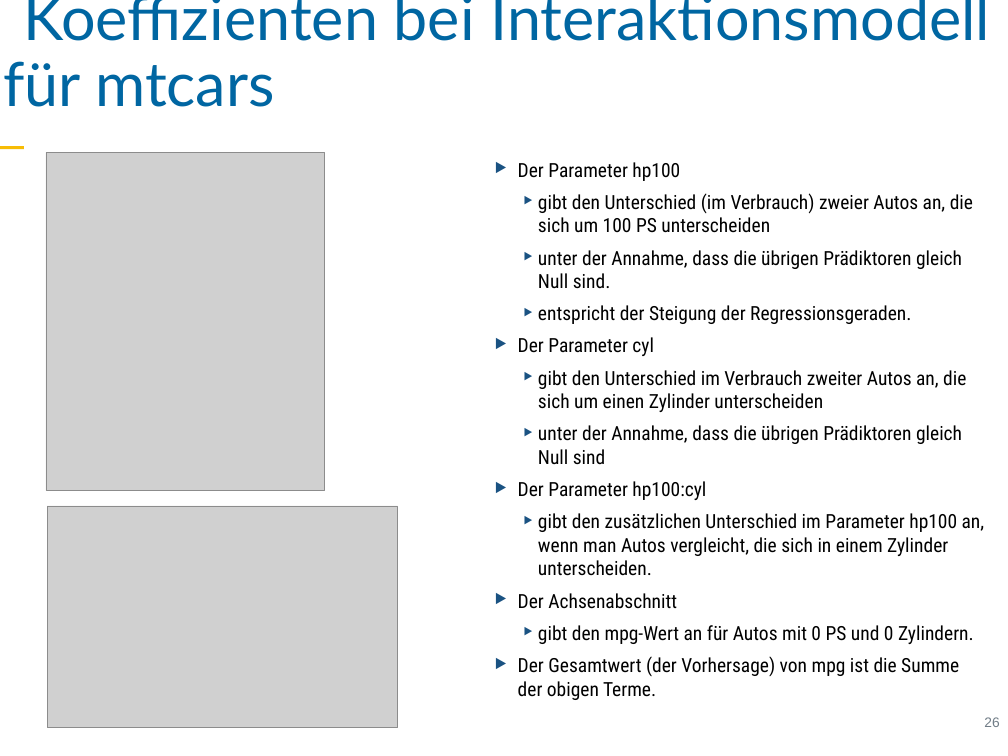
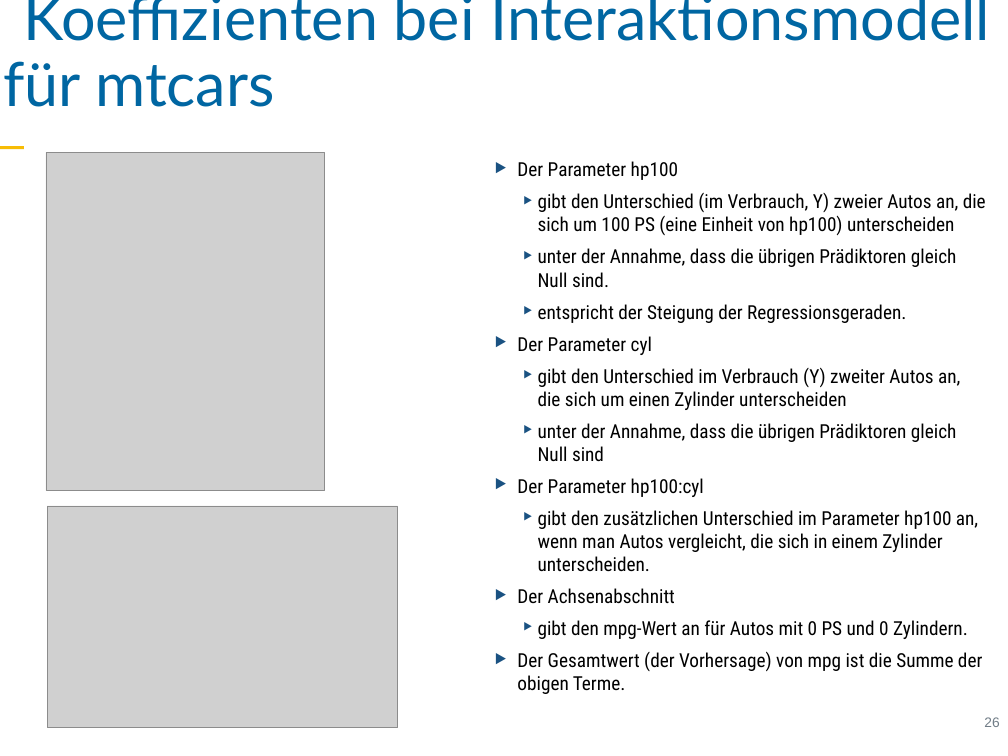
Before and after one commit to sebastiansauer/vorhersagemodellierung, a slide deck: slide 26 of Skript-Folien/QM1-Thema11.pptx. Drawn at 1008x756 pixels with LibreOffice and Linux fonts; fonts in the diff are those of the drawing; grey boxes stand for pictures. Boxes give left, top, right and bottom in pixels: in the first picture for what was removed or moved away, otherwise in the second. Text is boxed around its words. In the diff, an @@ line names an element or a change of style, - is before the commit and + after.

```diff
--- a/Skript-Folien/QM1-Thema11.pptx
+++ b/Skript-Folien/QM1-Thema11.pptx
@@ text at (x1=517, y1=161, x2=982, y2=694): size 19.8 to 19.6 pt in "Der Parameter hp100", "unter der Annahme, dass die übrigen Prädiktoren ...", "entspricht der Steigung der Regressionsgeraden.", "Der Parameter cyl" and 6 more places; indent changed @@
@@ text at (x1=538, y1=193, x2=986, y2=235): text changed; size 19.8 to 19.6 pt @@
-  ‣ gibt den Unterschied (im Verbrauch) zweier Autos an, die sich um 100 PS unterscheiden
+  ‣ gibt den Unterschied (im Verbrauch, Y) zweier Autos an, die sich um 100 PS (eine Einheit von hp100) unterscheiden
@@ text at (x1=538, y1=368, x2=960, y2=410): text changed; size 19.8 to 19.6 pt @@
-  ‣ gibt den Unterschied im Verbrauch zweiter Autos an, die sich um einen Zylinder unterscheiden
+  ‣ gibt den Unterschied im Verbrauch (Y) zweiter Autos an, die sich um einen Zylinder unterscheiden
```
Also in this commit, not shown: 10 other slides changed, 3 other files.
